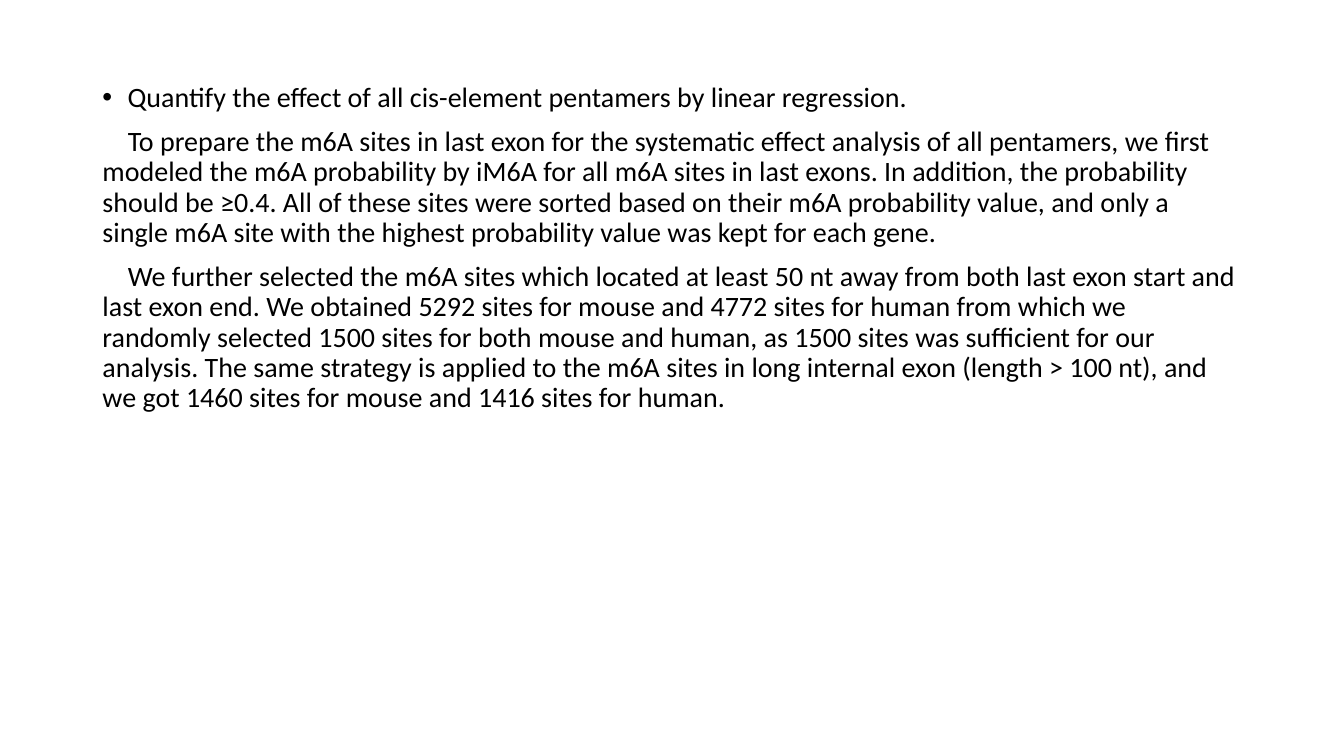
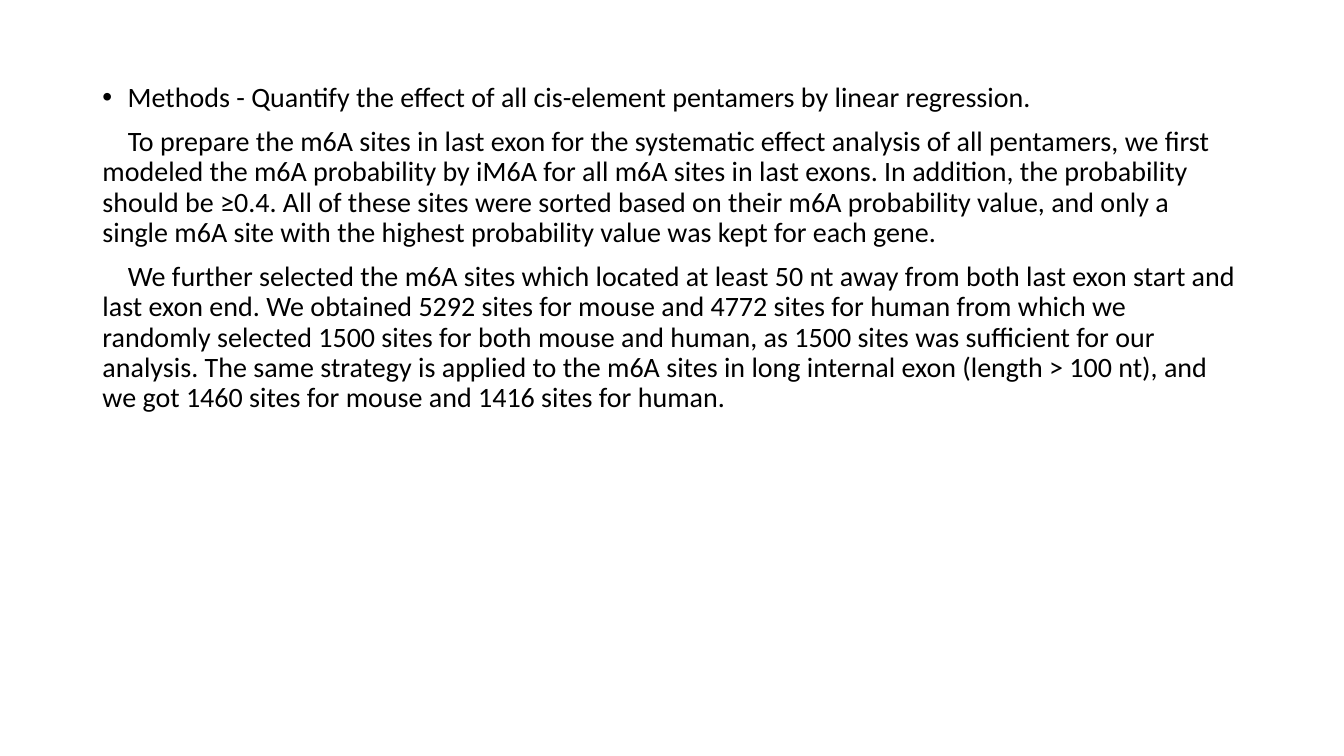
Before and after one commit to YanChengHuang/paper_implement, a slide deck: slide 30 of iM6A/presentation/iM6A.pptx (slide 29 before the commit). Drawn at 1344x756 pixels with LibreOffice and Linux fonts; fonts in the diff are those of the drawing. Boxes give left, top, right and bottom in pixels: in the first picture for what was removed or moved away, otherwise in the second. Text is boxed around its words. In the diff, an @@ line names an element or a change of style, - is before the commit and + after.

```diff
--- a/iM6A/presentation/iM6A.pptx
+++ b/iM6A/presentation/iM6A.pptx
@@ text at box(128, 87, 1031, 112): text changed @@
-• Quantify the effect of all cis-element pentamers by linear regression.
+• Methods - Quantify the effect of all cis-element pentamers by linear regression.
```
Also in this commit, not shown: 3 other slides changed, 1 slide added, 2 other files.
